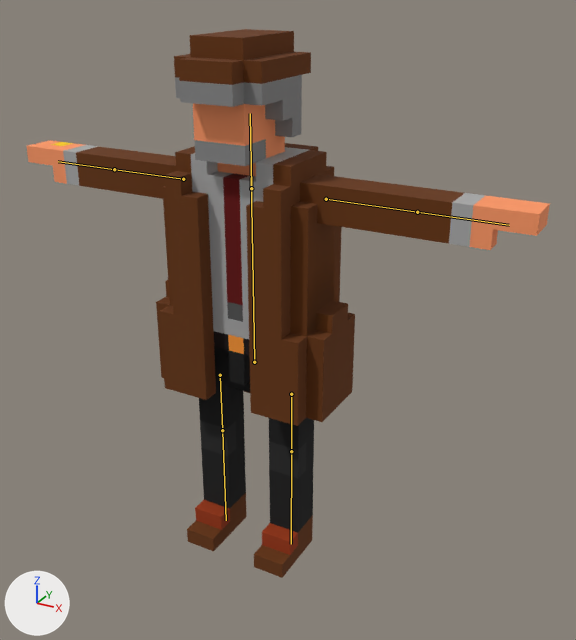
A saved change to the FBX model Assets/Models/GG/mc_gg_weared.fbx.
One viewpoint serves both versions: a camera (50 mm lens) standing at (2.23, -3.64, 3.39) and looking at (0.21, 0.02, 1.56). Every picture has the same lights, and +X, +Y and +Z are marked at lower left. The bones that change are drawn over the model as lines.

The first picture shows 'Body', 'Head', 'Left Arm', 'Left Hand', 'Left Leg', 'Left Leg Upper', 'Right Arm', 'Right Hand', 'Right Leg', 'Right Leg Upper'.
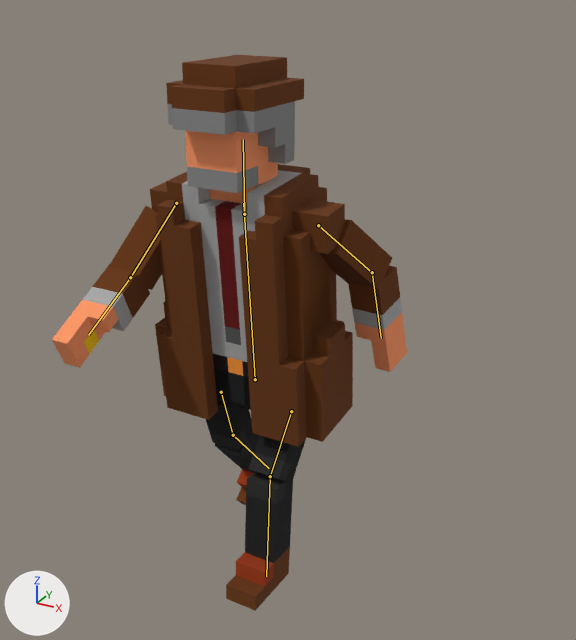
The newer file adds an action. The first version stands in its rest pose; the second is drawn at frame 1 of the action 'Hips|Walk'.

Edits to the scene script, one JSON object a line:
```json
{"block": "bone_body", "where": "bone_body = bpy.data.objects['Hips'].pose.bones['Body']"}
{"op": "set", "path": "bone_body.location", "old": "(0.0, 0.0, 0.0)", "new": "(0.0, -0.118, 0.0)"}
{"op": "set", "path": "bone_body.rotation_quaternion", "old": "(1.0, 0.0, 0.0, 0.0)", "new": "(0.999, 0.037, 0.0, 0.0)", "note": "degrees (0, 0, 0) -> degrees (4, 0, 0)"}
{"block": "bone_upper_chest", "where": "bone_upper_chest = bpy.data.objects['Hips'].pose.bones['Upper Chest']  # child of 'Body'"}
{"op": "set", "path": "bone_upper_chest.rotation_quaternion", "old": "(1.0, 0.0, 0.0, 0.0)", "new": "(0.999, -0.042, 0.0, 0.0)", "note": "degrees (0, 0, 0) -> degrees (-5, 0, 0)"}
{"block": "bone_right_arm_upper", "where": "bone_right_arm_upper = bpy.data.objects['Hips'].pose.bones['Right Arm Upper']  # child of 'Body'"}
{"op": "set", "path": "bone_right_arm_upper.rotation_quaternion", "old": "(1.0, 0.0, 0.0, 0.0)", "new": "(0.792, 0.193, 0.218, 0.537)", "note": "degrees (0, 0, 0) -> degrees (33, 8, 71)"}
{"block": "bone_right_arm_lower", "where": "bone_right_arm_lower = bpy.data.objects['Hips'].pose.bones['Right Arm Lower']  # child of 'Right Arm Upper'"}
{"op": "set", "path": "bone_right_arm_lower.rotation_quaternion", "old": "(1.0, 0.0, 0.0, 0.0)", "new": "(0.936, 0.303, 0.044, 0.173)", "note": "degrees (0, 0, 0) -> degrees (36, -1, 20)"}
{"block": "bone_left_arm_upper", "where": "bone_left_arm_upper = bpy.data.objects['Hips'].pose.bones['Left Arm Upper']  # child of 'Body'"}
{"op": "set", "path": "bone_left_arm_upper.rotation_quaternion", "old": "(1.0, 0.0, 0.0, 0.0)", "new": "(0.756, -0.179, 0.312, -0.546)", "note": "degrees (0, 0, 0) -> degrees (-40, 16, -77)"}
{"block": "bone_left_arm_lower", "where": "bone_left_arm_lower = bpy.data.objects['Hips'].pose.bones['Left Arm Lower']  # child of 'Left Arm Upper'"}
{"op": "set", "path": "bone_left_arm_lower.rotation_quaternion", "old": "(1.0, 0.0, 0.0, 0.0)", "new": "(0.955, 0.279, -0.025, -0.1)", "note": "degrees (0, 0, 0) -> degrees (32, 0, -12)"}
{"block": "bone_left_leg_upper", "where": "bone_left_leg_upper = bpy.data.objects['Hips'].pose.bones['Left Leg Upper']"}
{"op": "set", "path": "bone_left_leg_upper.location", "old": "(0.0, 0.0, 0.0)", "new": "(0.0, 0.118, 0.0)"}
{"op": "set", "path": "bone_left_leg_upper.rotation_quaternion", "old": "(1.0, 0.0, 0.0, 0.0)", "new": "(0.937, 0.0, 0.0, 0.348)", "note": "degrees (0, 0, 0) -> degrees (0, 0, 41)"}
{"block": "bone_left_leg_lower", "where": "bone_left_leg_lower = bpy.data.objects['Hips'].pose.bones['Left Leg Lower']  # child of 'Left Leg Upper'"}
{"op": "set", "path": "bone_left_leg_lower.rotation_quaternion", "old": "(1.0, 0.0, 0.0, 0.0)", "new": "(0.951, 0.0, 0.0, -0.31)", "note": "degrees (0, 0, 0) -> degrees (0, 0, -36)"}
{"block": "bone_right_leg_upper", "where": "bone_right_leg_upper = bpy.data.objects['Hips'].pose.bones['Right Leg Upper']"}
{"op": "set", "path": "bone_right_leg_upper.location", "old": "(0.0, 0.0, 0.0)", "new": "(0.0, 0.118, 0.0)"}
{"op": "set", "path": "bone_right_leg_upper.rotation_quaternion", "old": "(1.0, 0.0, 0.0, 0.0)", "new": "(0.988, 0.0, 0.0, -0.154)", "note": "degrees (0, 0, 0) -> degrees (0, 0, -18)"}
{"block": "bone_right_leg_lower", "where": "bone_right_leg_lower = bpy.data.objects['Hips'].pose.bones['Right Leg Lower']  # child of 'Right Leg Upper'"}
{"op": "set", "path": "bone_right_leg_lower.rotation_quaternion", "old": "(1.0, 0.0, 0.0, 0.0)", "new": "(0.98, 0.0, 0.0, -0.199)", "note": "degrees (0, 0, 0) -> degrees (0, 0, -23)"}
```

Pixel boxes (x1, y1, x2, y2) of what changed, in the pictures (576 x 640 px):
```json
{"object": "Body", "change": "posed", "before": [156, 143, 355, 426], "after": [150, 164, 353, 447]}
{"object": "Head", "change": "posed", "before": [174, 29, 311, 166], "after": [166, 55, 304, 193]}
{"object": "Left Hand", "change": "posed", "before": [409, 188, 550, 250], "after": [348, 265, 407, 372], "on screen": "58% narrower, 71% taller"}
{"object": "Left Leg", "change": "posed", "before": [254, 449, 314, 578], "after": [226, 472, 293, 611], "on screen": "11% wider, 8% taller"}
{"object": "Right Hand", "change": "posed", "before": [26, 140, 123, 190], "after": [52, 264, 150, 368], "on screen": "106% taller"}
{"object": "Left Arm", "change": "posed", "before": [335, 179, 425, 237], "after": [319, 220, 392, 289]}
{"object": "Right Leg", "change": "posed", "before": [187, 428, 247, 551], "after": [215, 427, 260, 505]}
{"object": "Right Arm", "change": "posed", "before": [102, 150, 175, 198], "after": [109, 206, 162, 290]}
{"object": "Left Leg Upper", "change": "posed", "before": [269, 418, 314, 464], "after": [249, 435, 306, 484]}
{"object": "Right Leg Upper", "change": "posed", "before": [199, 383, 244, 442], "after": [206, 400, 252, 450]}
{"bone": "Body", "before": "(254, 362) to (251, 177)", "after": "(255, 379) to (243, 203)"}
{"bone": "Upper Chest", "before": "(251, 188) to (250, 113)", "after": "(244, 214) to (243, 139)"}
{"bone": "Right Arm Upper", "before": "(183, 179) to (114, 169)", "after": "(176, 203) to (130, 277)"}
{"bone": "Right Arm Lower", "before": "(114, 169) to (58, 161)", "after": "(130, 277) to (88, 335)"}
{"bone": "Left Arm Upper", "before": "(326, 199) to (417, 212)", "after": "(318, 225) to (372, 272)"}
{"bone": "Left Arm Lower", "before": "(417, 212) to (509, 225)", "after": "(372, 272) to (381, 338)"}
{"bone": "Left Leg Upper", "before": "(291, 394) to (291, 451)", "after": "(291, 411) to (270, 476)"}
{"bone": "Left Leg Lower", "before": "(291, 451) to (291, 544)", "after": "(270, 476) to (266, 576)"}
{"bone": "Right Leg Upper", "before": "(220, 375) to (222, 430)", "after": "(221, 392) to (233, 435)"}
{"bone": "Right Leg Lower", "before": "(222, 430) to (226, 520)", "after": "(233, 435) to (269, 468)"}
```
